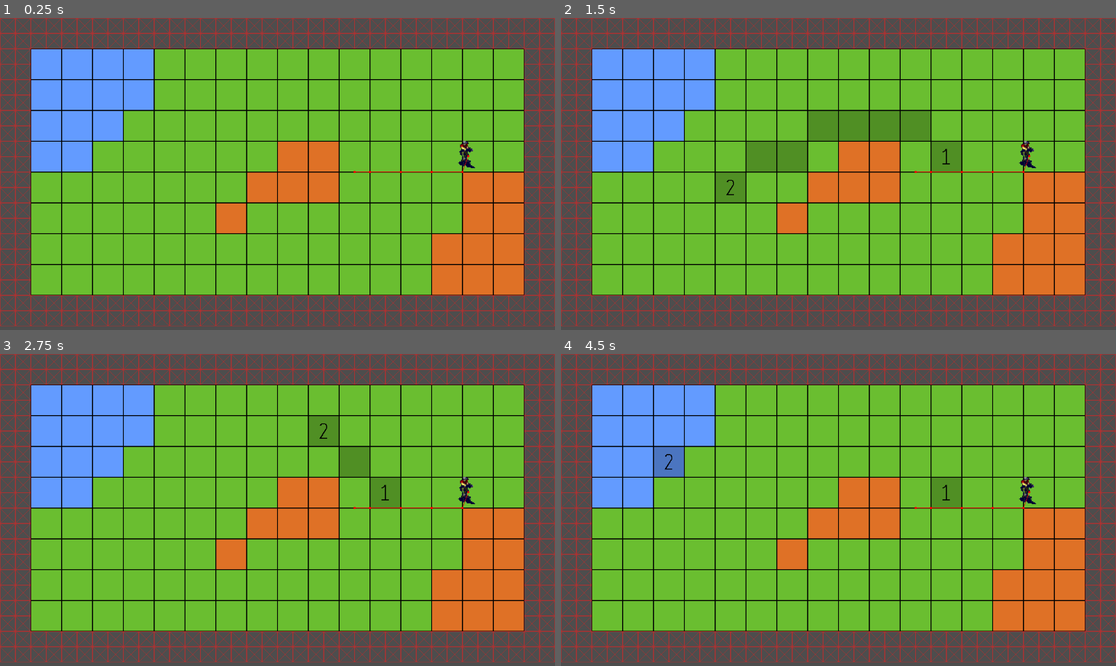
Above: before the commit, frames 1-4 (two rows, left to right).
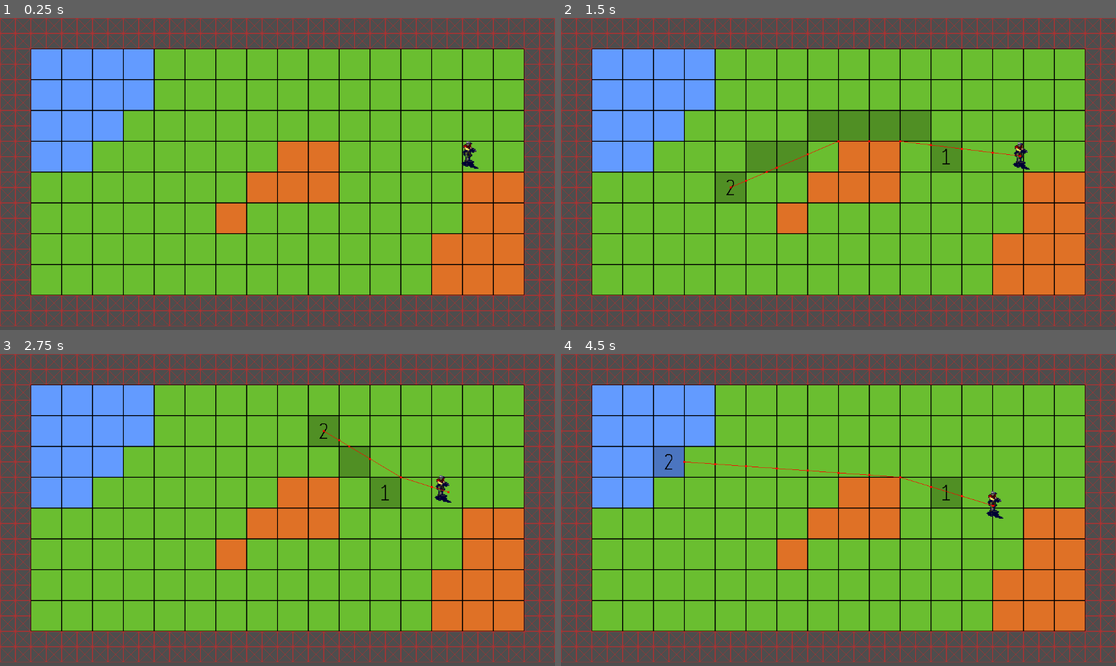
Above: after the commit, the same moments.

Repository: minkezhang/godot-experiments
Game: Godot game, scene res://scenes/world/world.tscn
The game is run twice, just before and just after one commit, with the same random seed, the same clock (stepped at 60 frames per second) and the same inputs.
Inputs (mouse positions are in pixels of both pictures, inside the frame that each line leads up to):
- Up to frame 1 (0.25 s): no input
- Up to frame 2 (1.5 s): tap Enter (ui_accept) at 0.5, 0.6, 0.77, 1.07, 1.35 s; move the mouse to (960, 158) at 0.52 s; hold Right (ui_right) from 0.53 s (still down); move the mouse to (727, 189) at 1.27 s
- Up to frame 3 (2.75 s): tap Enter (ui_accept) at 1.52, 1.82, 2, 2.1 s; move the mouse to (333, 441) at 2.02 s; release Right (ui_right) at 2.03 s; hold Left (ui_left) from 2.03 s (still down)
- Up to frame 4 (4.5 s): tap Enter (ui_accept) at 2.75, 2.85, 3.02, 3.32, 3.6, 3.77, 4.07, 4.35 s; move the mouse to (810, 572) at 2.77 s; release Left (ui_left) at 2.78 s; hold Right (ui_right) 2.78-4.28 s; move the mouse to (1005, 556) at 3.52 s; move the mouse to (672, 463) at 4.27 s; hold Left (ui_left) from 4.28 s (still down)

The runs differ from the first frame. In frame 1, 0.2% of the frame differs, in the area x 63-87%, y 39-50%; in frame 2, 0.5%; in frame 3, 0.4%; in frame 4, 0.5%, in the area x 22-86%, y 34-53%.

Commit message:
Path updates

Diff:
--- a/godot-pathfinding/scenes/gi/gi.gd
+++ b/godot-pathfinding/scenes/gi/gi.gd
@@ -1,6 +1,9 @@
 
 extends CharacterBody2D
 
+func _ready():
+	motion_mode = MOTION_MODE_FLOATING
+	$"NavigationAgent2D".path_desired_distance = 100
 """
 const SPEED = 300.0
 const JUMP_VELOCITY = -400.0
--- a/godot-pathfinding/scenes/map/map.tscn
+++ b/godot-pathfinding/scenes/map/map.tscn
@@ -4,10 +4,10 @@
 [ext_resource type="Texture2D" uid="uid://bqw1m88ubglfd" path="res://assets/map/base.png" id="1_ku38q"]
 [ext_resource type="Texture2D" uid="uid://dxp8ako2voee6" path="res://assets/map/highlight.png" id="3_y6pg3"]
 
-[sub_resource type="NavigationPolygon" id="NavigationPolygon_cwqqe"]
-vertices = PackedVector2Array(-9, -32, 14.5, 1, 32, 32, -32, 32)
+[sub_resource type="NavigationPolygon" id="NavigationPolygon_uua06"]
+vertices = PackedVector2Array(-32, -32, 32, -32, 32, 32, -32, 32)
 polygons = Array[PackedInt32Array]([PackedInt32Array(0, 1, 2, 3)])
-outlines = Array[PackedVector2Array]([PackedVector2Array(-9, -32, 14.5, 1, 32, 32, -32, 32)])
+outlines = Array[PackedVector2Array]([PackedVector2Array(-32, -32, 32, -32, 32, 32, -32, 32)])
 
 [sub_resource type="NavigationPolygon" id="NavigationPolygon_5ocae"]
 vertices = PackedVector2Array(-32, -32, 32, -32, 32, 32, -32, 32)
@@ -28,7 +28,7 @@
 2:0/0 = 0
 2:0/0/physics_layer_0/linear_velocity = Vector2(0, 0)
 2:0/0/physics_layer_0/angular_velocity = 0.0
-2:0/0/navigation_layer_0/polygon = SubResource("NavigationPolygon_cwqqe")
+2:0/0/navigation_layer_0/polygon = SubResource("NavigationPolygon_uua06")
 3:0/0 = 0
 3:0/0/physics_layer_0/linear_velocity = Vector2(0, 0)
 3:0/0/physics_layer_0/angular_velocity = 0.0
--- a/godot-pathfinding/scenes/world/world.gd
+++ b/godot-pathfinding/scenes/world/world.gd
@@ -1,17 +1,28 @@
 extends Node2D
-
-
-# Called when the node enters the scene tree for the first time.
-func _ready():
-	$Map/GI/NavigationAgent2D.target_position = $Map/Base.map_to_local(Vector2i(11, 5))
-	print($Map/GI/NavigationAgent2D.is_target_reachable())
-	print($Map/GI/NavigationAgent2D.distance_to_target())
-	print()
 
 
 # Called every frame. 'delta' is the elapsed time since the previous frame.
 func _process(delta):
-	pass
+	if Input.is_action_just_pressed("ui_accept"):
+		$Map/GI/NavigationAgent2D.target_position = $Map/Base.map_to_local(
+			$Map/Base.local_to_map(
+				$Map/Base.to_local(get_global_mouse_position())
+			)
+		)
 
-func _physics_process(_delta):
-	print($Map/GI/NavigationAgent2D.get_next_path_position())
+func _physics_process(delta):
+	var tile_position = $Map/Base.map_to_local(
+		$Map/Base.local_to_map(
+			$Map/Base.to_local($Map/GI/NavigationAgent2D.get_next_path_position())
+		)
+	)
+	var speed = 30
+	var velocity = (tile_position - $Map/GI.position).normalized() * speed
+
+	# Reduce end-state jitter.
+	if (velocity * delta).length() >= (tile_position - $Map/GI.position).length():
+		$Map/GI.position = tile_position
+		print("JITTER")
+	else:
+		$Map/GI.set_velocity(velocity)
+		$Map/GI.move_and_slide()
